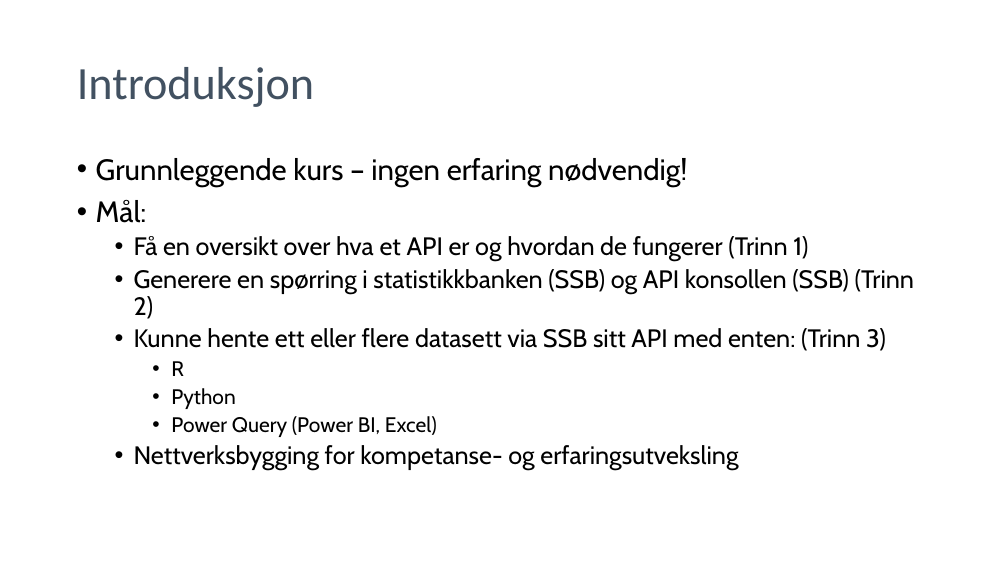
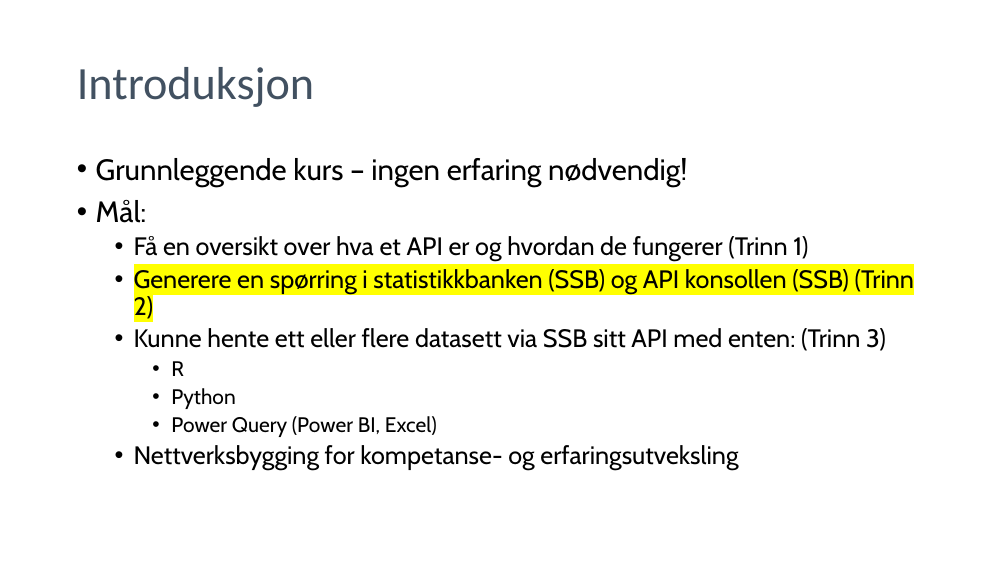
Before and after one commit to pandaAPIkurs/kursdata, a slide deck: slide 4 of Trinn2.pptx. Drawn at 1008x567 pixels with LibreOffice and Linux fonts; fonts in the diff are those of the drawing; background and template pictures are left out. Boxes give left, top, right and bottom in pixels: in the first picture for what was removed or moved away, otherwise in the second. Text is boxed around its words. In the diff, an @@ line names an element or a change of style, - is before the commit and + after.

```diff
--- a/Trinn2.pptx
+++ b/Trinn2.pptx
@@ text at (134,269,914,321): highlight none to #FFFF00 in "Generere en spørring i statistikkbanken (SSB) og ..." @@
```
Also in this commit, not shown: 5 other slides changed, 7 slides added, 4 slides removed, 5 other files.
